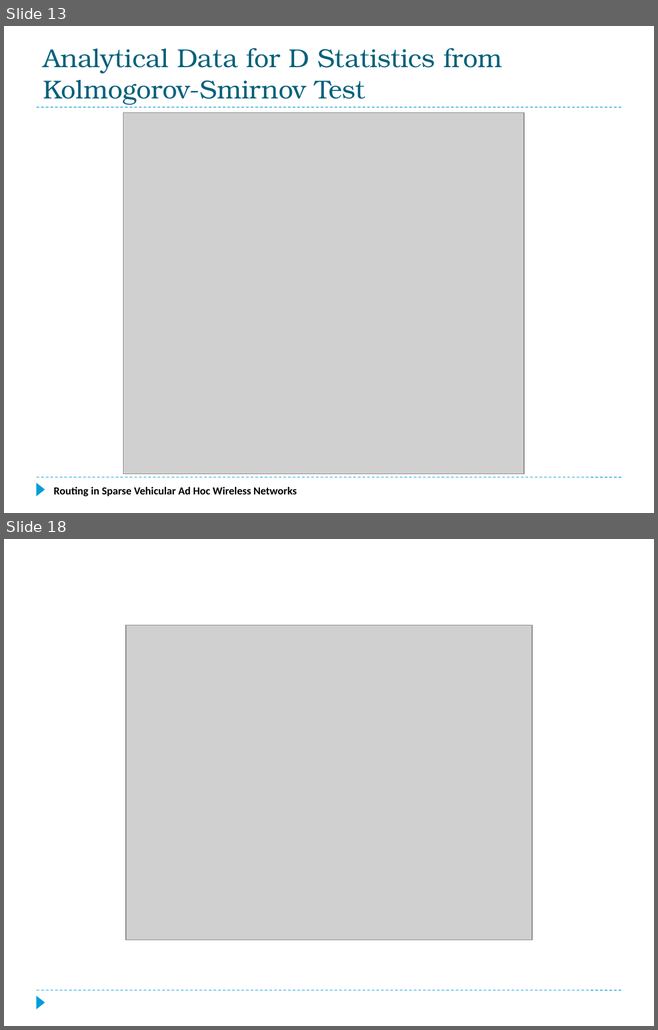
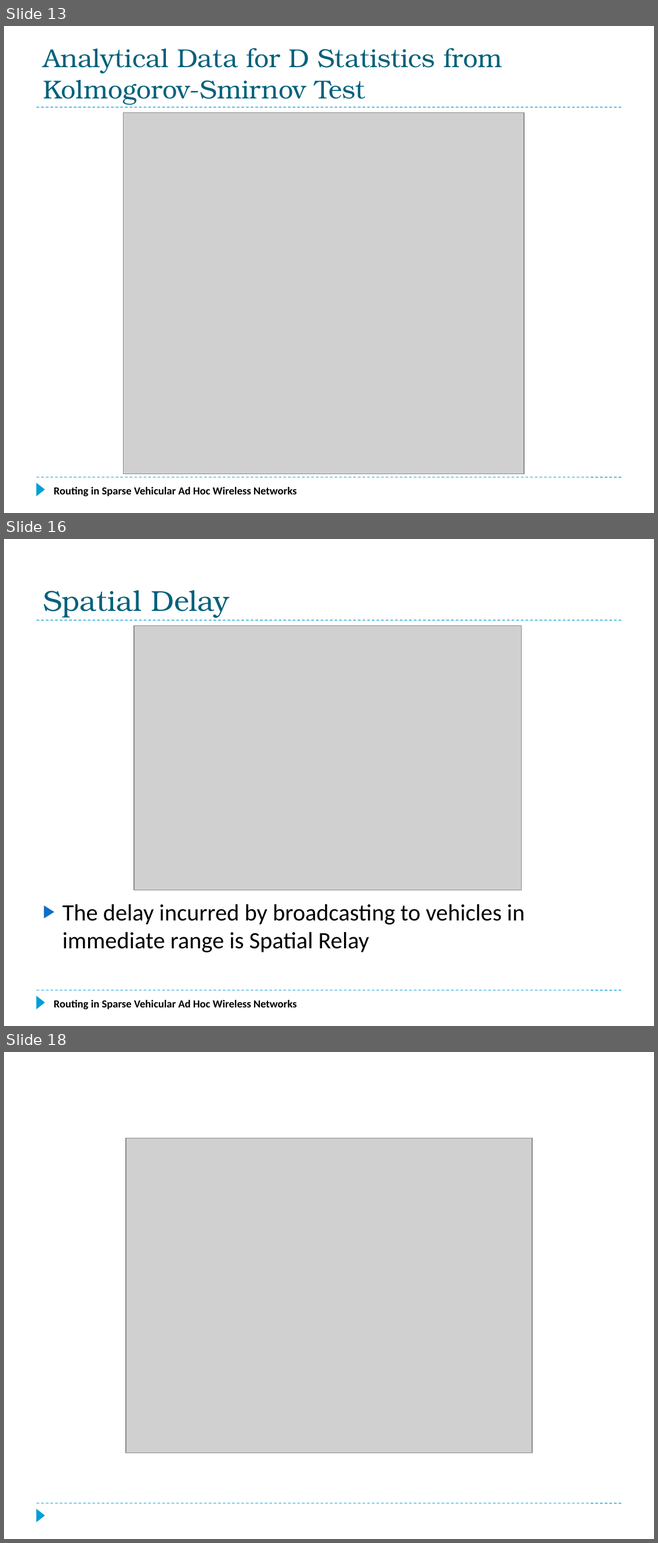
Before and after one commit to f33losopher/EEMaster_VANET, a slide deck: VANET_Felix.pptx. Shown one above the other, each under a label of ours: slides 13 and 18 before the commit, slides 13, 16 and 18 after it; the slides between them are not shown. The pictures are 658x1030 and 658x1543 pixels, drawn with LibreOffice and Linux fonts; fonts in the diff are those of the drawing; grey boxes stand for pictures. Boxes give left, top, right and bottom in pixels: in the first picture for what was removed or moved away, otherwise in the second. Text is boxed around its words. In the diff, an @@ line names an element or a change of style, - is before the commit and + after.

```diff
--- a/VANET_Felix.pptx
+++ b/VANET_Felix.pptx
@@ slide 16 added at (4, 539, 654, 1026), background #FFFFFF; not listed: 3 template elements that a slide beside it also shows @@
@@ title added at (43, 590, 229, 618), 32 pt, text #04617B @@
+Spatial Delay
@@ picture added at (134, 625, 521, 890) @@
@@ text added at (63, 904, 524, 953), 26 pt, text #000000 @@
+▶ The delay incurred by broadcasting to vehicles in immediate range is Spatial Relay
@@ text added at (54, 1000, 297, 1009), 12 pt, text #000000, bold @@
+Routing in Sparse Vehicular Ad Hoc Wireless Networks
```
Also in this commit, not shown: 3 slides changed, 2 other slides added, 3 slides removed, 2 other files.
